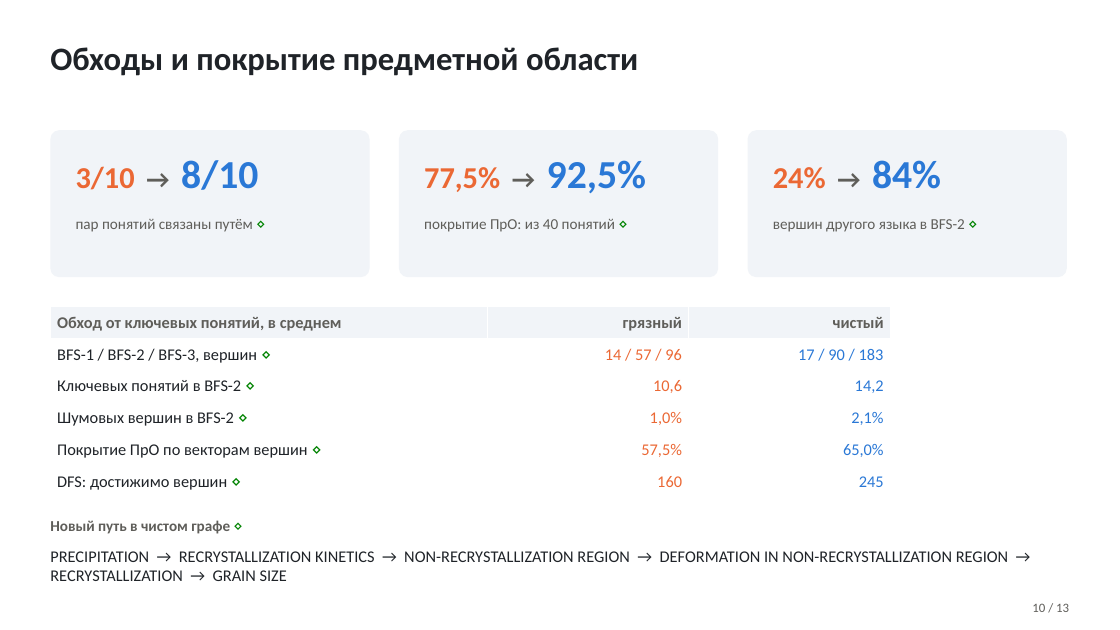
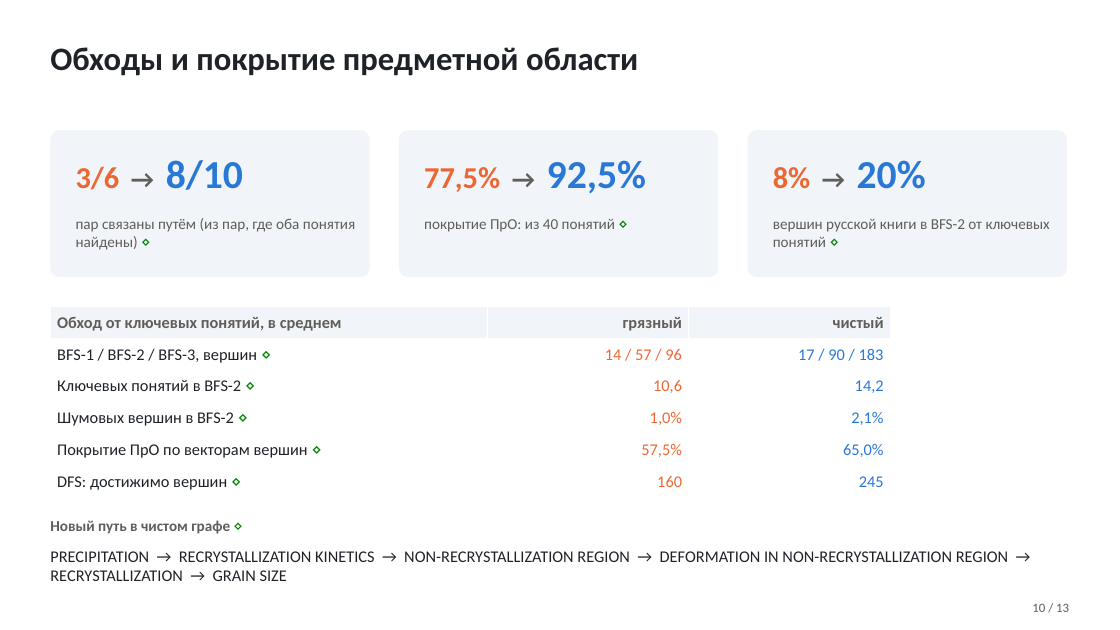
Before and after one commit to TeaDove/mam-26-1, a slide deck: slide 10 of 1-graph/lab-2/results/presentation.pptx. Drawn at 1120x630 pixels with LibreOffice and Linux fonts; fonts in the diff are those of the drawing. Boxes give left, top, right and bottom in pixels: in the first picture for what was removed or moved away, otherwise in the second. Text is boxed around its words. In the diff, an @@ line names an element or a change of style, - is before the commit and + after.

```diff
--- a/1-graph/lab-2/results/presentation.pptx
+++ b/1-graph/lab-2/results/presentation.pptx
@@ text at (76, 160, 243, 190): text changed; size 26 to 34 pt; text colour #EB6834 to #2A78D6 @@
-3/10 → 8/10
+3/6 → 8/10
@@ text at (773, 160, 926, 189): text changed; size 26 to 34 pt; text colour #EB6834 to #2A78D6 @@
-24% → 84%
+8% → 20%
@@ text at (76, 218, 355, 250): text changed @@
-пар понятий связаны путём ⋄
+пар связаны путём (из пар, где оба понятия найдены) ⋄
@@ text at (773, 219, 1050, 247): text changed @@
-вершин другого языка в BFS-2 ⋄
+вершин русской книги в BFS-2 от ключевых понятий ⋄
```
Also in this commit, not shown: 5 other slides changed, 9 other files.
